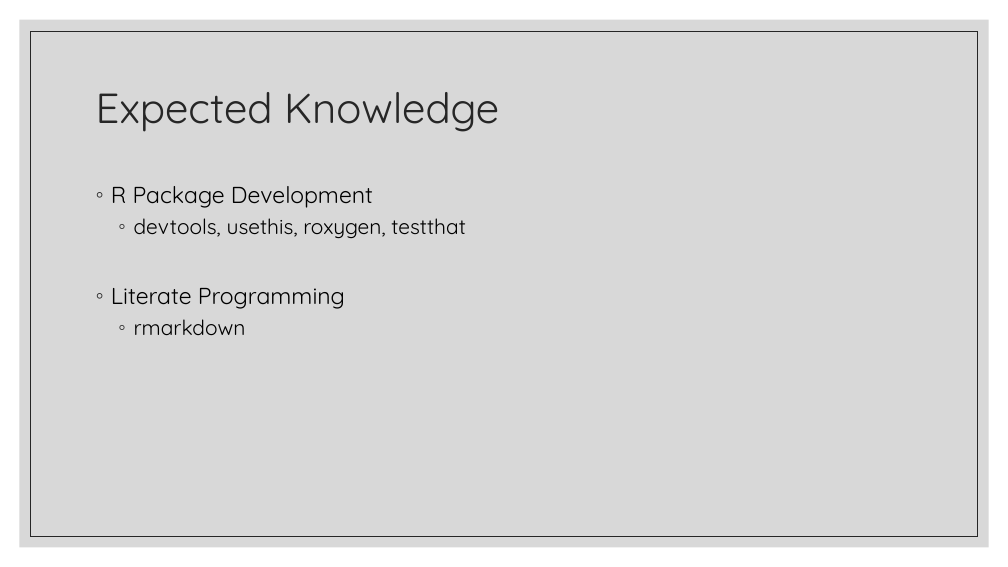
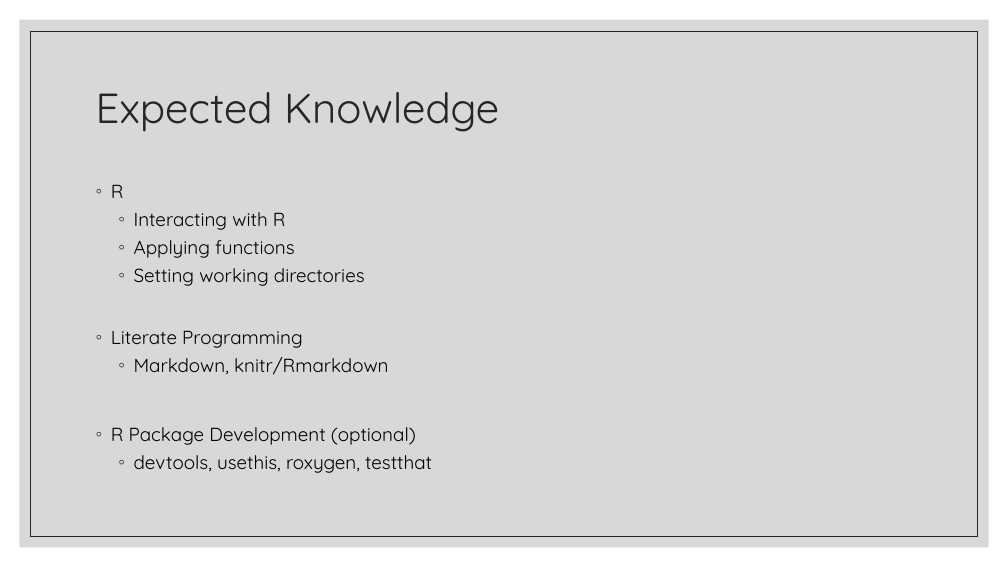
Before and after one commit to FredHutch/R_Package_Validation_Tutorial, a slide deck: slide 11 of Slides/Slides-01-Welcome_and_Orientation/Slides-01-Welcome_and_Orientation.pptx (slide 10 before the commit). Drawn at 1008x567 pixels with LibreOffice and Linux fonts; fonts in the diff are those of the drawing. Boxes give left, top, right and bottom in pixels: in the first picture for what was removed or moved away, otherwise in the second. Text is boxed around its words. In the diff, an @@ line names an element or a change of style, - is before the commit and + after.

```diff
--- a/Slides/Slides-01-Welcome_and_Orientation/Slides-01-Welcome_and_Orientation.pptx
+++ b/Slides/Slides-01-Welcome_and_Orientation/Slides-01-Welcome_and_Orientation.pptx
@@ text at bbox=[111, 184, 416, 445]: text changed; size 22 to 18 pt @@
-◦ R Package Development
+◦ R
+  ◦ Interacting with R
+  ◦ Applying functions
+  ◦ Setting working directories
+◦ Literate Programming
+  ◦ Markdown, knitr/Rmarkdown
+◦ R Package Development (optional)
@@ text at bbox=[111, 288, 345, 335]: paragraphs removed @@
-◦ Literate Programming
-  ◦ rmarkdown
@@ text at bbox=[134, 455, 432, 473]: size 20 to 18 pt in "devtools, usethis, roxygen, testthat" @@
```
Also in this commit, not shown: 6 other slides changed, 2 slides added, 1 other file.
